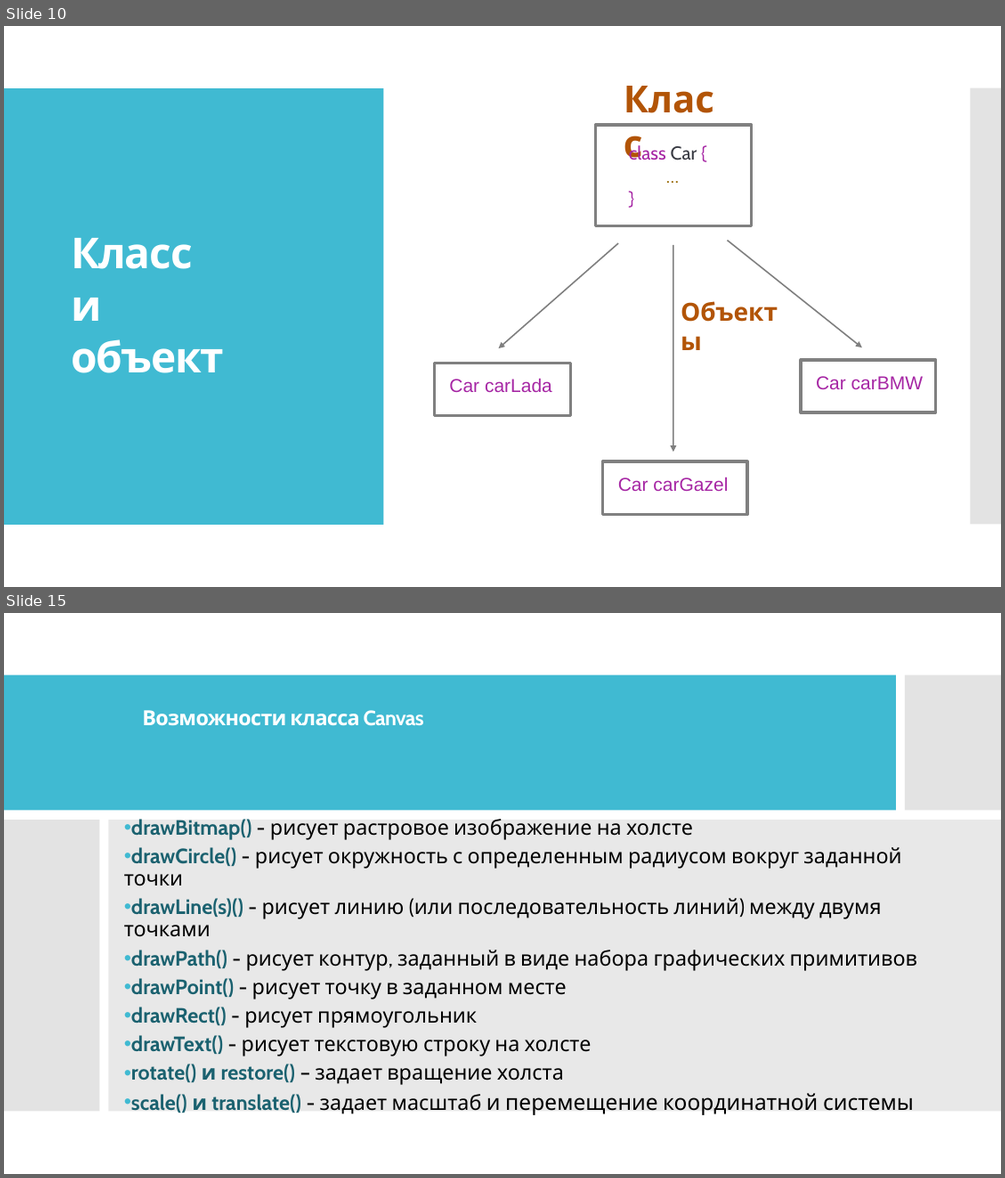
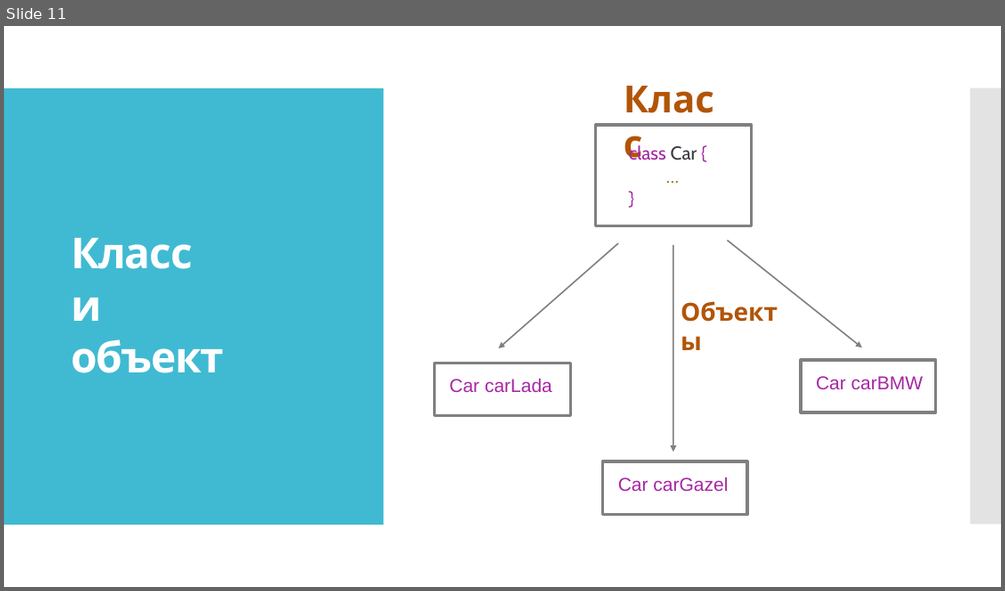
Before and after one commit to IriEfremova/LessonsCube, a slide deck: Samsung/Lesson10/OOP.pptx. Shown one above the other, each under a label of ours: slides 10 and 15 before the commit, slide 11 after it; the slides between them are not shown. The pictures are 1005x1178 and 1005x591 pixels, drawn with LibreOffice and Linux fonts; fonts in the diff are those of the drawing. Boxes give left, top, right and bottom in pixels: in the first picture for what was removed or moved away, otherwise in the second. Text is boxed around its words. In the diff, an @@ line names an element or a change of style, - is before the commit and + after.

```diff
--- a/Samsung/Lesson10/OOP.pptx
+++ b/Samsung/Lesson10/OOP.pptx
@@ slide 15 removed at [4,613,1001,1174], background #FFFFFF; not listed: 2 template elements that a slide beside it also shows @@
@@ rectangle removed at [4,613,1001,1174] @@
@@ rectangle removed at [4,675,286,1111] @@
@@ rectangle removed at [4,675,896,811] @@
@@ rectangle removed at [905,675,1001,811] @@
@@ rectangle removed at [971,675,1001,1111] @@
@@ text removed at [142,710,424,726] @@
-Возможности класса Canvas
@@ rectangle removed at [4,819,100,1111] @@
@@ rectangle removed at [109,819,1001,1111] @@
@@ text removed at [124,819,917,1115] @@
-• drawBitmap() - рисует растровое изображение на холсте
-• drawCircle() - рисует окружность с определенным радиусом вокруг заданной точки
-• drawLine(s)() - рисует линию (или последовательность линий) между двумя точками
-• drawPath() - рисует контур, заданный в виде набора графических примитивов
-• drawPoint() - рисует точку в заданном месте
-• drawRect() - рисует прямоугольник
-• drawText() - рисует текстовую строку на холсте
-• rotate() и restore() – задает вращение холста
-• scale() и translate() - задает масштаб и перемещение координатной системы
@@ what was slide 10 is now slide 11 @@
```
Also in this commit, not shown: 3 slides changed, 6 slides added, 8 other slides removed, 1 other file.
